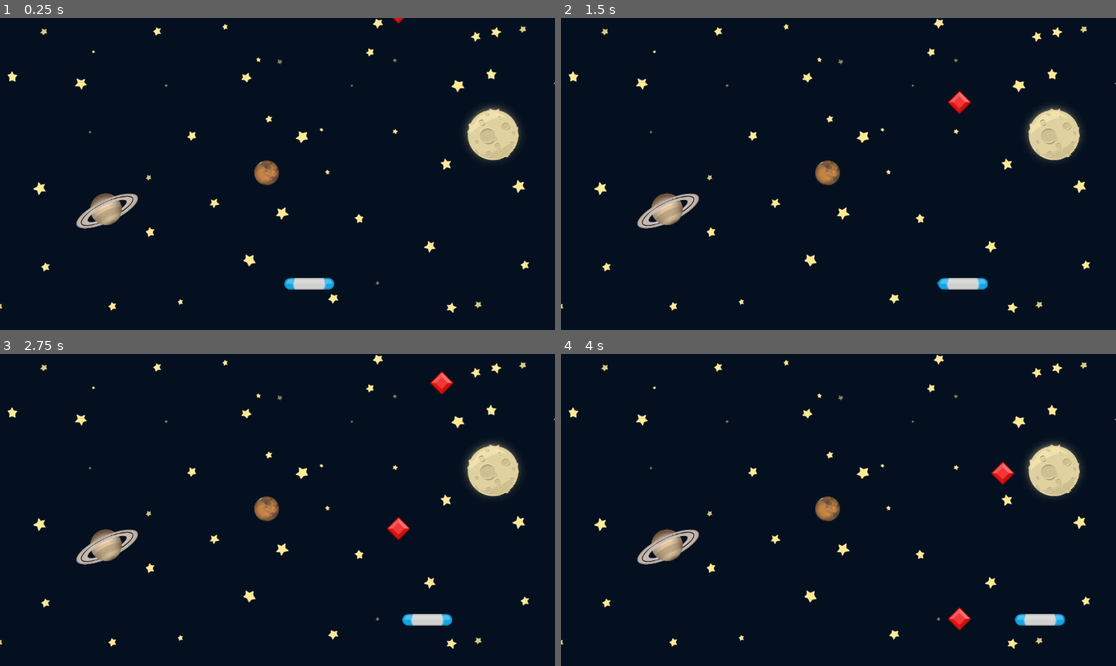
Above: before the commit, frames 1-4 (two rows, left to right).
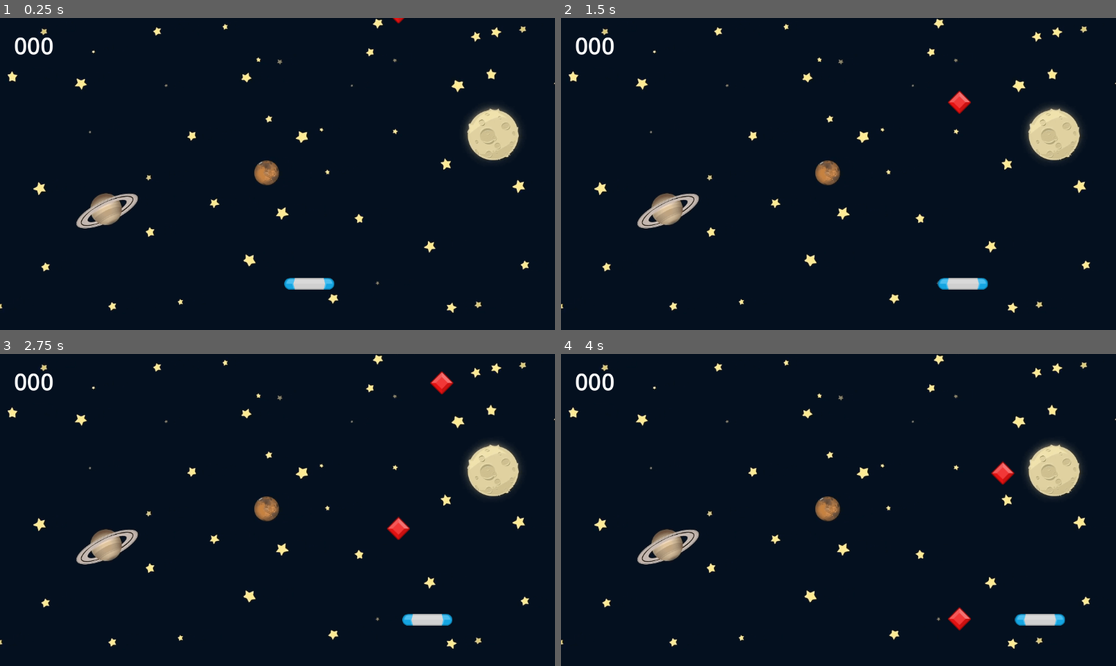
Above: after the commit, the same moments.

Repository: gobuPerez/introduccion-godot
Game: Godot game, scene res://Scenes/Game.tscn
Same seed, same stepped clock (60 frames per second), same inputs: the game is played once before the commit and once after it.
Inputs:
- Up to frame 1 (0.25 s): no input
- Up to frame 2 (1.5 s): hold D (move_right) 0.53-1.28 s; hold A (move_left) from 1.28 s (still down)
- Up to frame 3 (2.75 s): release A (move_left) at 2.03 s; hold D (move_right) from 2.03 s (still down)
- Up to frame 4 (4 s): release D (move_right) at 3.53 s; hold A (move_left) from 3.53 s (still down)

The runs differ from the first frame. In frame 1, 0.2% of the frame differs, in the area x 2-10%, y 6-12%; in frame 2, 0.2%; in frame 3, 0.2%; in frame 4, 0.2%.

Commit message:
Continuacion del curso

Diff:
--- a/GemCatcher/Scenes/Game.tscn
+++ b/GemCatcher/Scenes/Game.tscn
@@ -1,8 +1,10 @@
-[gd_scene load_steps=4 format=3 uid="uid://ukglmi83ionc"]
+[gd_scene load_steps=6 format=3 uid="uid://ukglmi83ionc"]
 
 [ext_resource type="Texture2D" uid="uid://bmminbq1yqhij" path="res://assets/GameBg.png" id="1_iukft"]
 [ext_resource type="Script" uid="uid://ba5ujsu3jvl2y" path="res://Scripts/GameManager.gd" id="1_kldst"]
 [ext_resource type="PackedScene" uid="uid://v2k35q6kwhj7" path="res://Scenes/Paddle.tscn" id="2_gl6un"]
+[ext_resource type="AudioStream" uid="uid://cpgkhudsadr4x" path="res://assets/bgm_action_5.mp3" id="4_kldst"]
+[ext_resource type="AudioStream" uid="uid://be1by8i72e4cs" path="res://assets/spell1_0.wav" id="5_b2bpf"]
 
 [node name="Game" type="Node2D"]
 script = ExtResource("1_kldst")
@@ -21,5 +23,22 @@
 wait_time = 2.0
 autostart = true
 
+[node name="Sound" type="AudioStreamPlayer" parent="."]
+stream = ExtResource("4_kldst")
+volume_db = -15.0
+autoplay = true
+
+[node name="ScoreSound" type="AudioStreamPlayer2D" parent="."]
+stream = ExtResource("5_b2bpf")
+volume_db = -15.0
+
+[node name="ScoreLabel" type="Label" parent="."]
+offset_left = 29.0
+offset_top = 24.0
+offset_right = 69.0
+offset_bottom = 47.0
+theme_override_font_sizes/font_size = 48
+text = "000"
+
 [connection signal="area_entered" from="Paddle" to="." method="_on_paddle_area_entered"]
 [connection signal="timeout" from="SpawnTimer" to="." method="_on_timer_timeout"]
--- a/GemCatcher/Scripts/GameManager.gd
+++ b/GemCatcher/Scripts/GameManager.gd
@@ -1,10 +1,15 @@
 extends Node2D
 
+const EXPLODE = preload("res://assets/explode.wav")
 const GEM = preload("res://Scenes/Gem.tscn")
 const MARGIN:float = 70.0
+var _score:int = 0
 
 @onready var spawn_timer: Timer = $SpawnTimer
 @onready var paddle: Area2D = $Paddle
+@onready var score_sound: AudioStreamPlayer2D = $ScoreSound
+@onready var sound: AudioStreamPlayer = $Sound
+@onready var score_label: Label = $ScoreLabel
 
 func _ready() -> void:
 	spawn_gem() # se instancia una gema nada mas arrancar el juego, sin tener que esperar los dos segundos del timer
@@ -22,9 +27,20 @@
 func stop_all() -> void:
 	spawn_timer.stop()
 	paddle.set_process(false)
+	sound.stop()
+	sound.stream = EXPLODE
+	sound.play()
 	for child in get_children():
 		if child is Gem:
 			child.set_process(false) # se detiene la ejecucion de la funcion _process de la escena Gem
 
 func _on_timer_timeout() -> void:
 	spawn_gem()
+
+func _on_paddle_area_entered(area: Area2D) -> void:
+	score_sound.position = area.position
+	if score_sound.playing == false: # nos aseguramos que dos sonidos no se solapen
+		score_sound.play()
+	_score += 1
+	# Puntuacion formateada para que tenga siempre tres cifras
+	score_label.text = "%03d" % _score
--- a/GemCatcher/Scripts/Paddle.gd
+++ b/GemCatcher/Scripts/Paddle.gd
@@ -4,7 +4,6 @@
 # Called when the node enters the scene tree for the first time.
 func _ready() -> void:
 	pass # Replace with function body.
-
 
 # Called every frame. 'delta' is the elapsed time since the previous frame.
 func _process(delta: float) -> void:
@@ -15,4 +14,4 @@
 	# movement va a ser -1 o 1
 	var movement:float = Input.get_axis("move_left", "move_right")
 	position.x += SPEED * delta * movement
-	position.x = clampf(position.x, get_viewport_rect().position.x, get_viewport_rect().end.x)
+	position.x = clampf(position.x, get_viewport_rect().position.x, get_viewport_rect().end.x) # Replace with function body.
Not shown, changed: README.md
